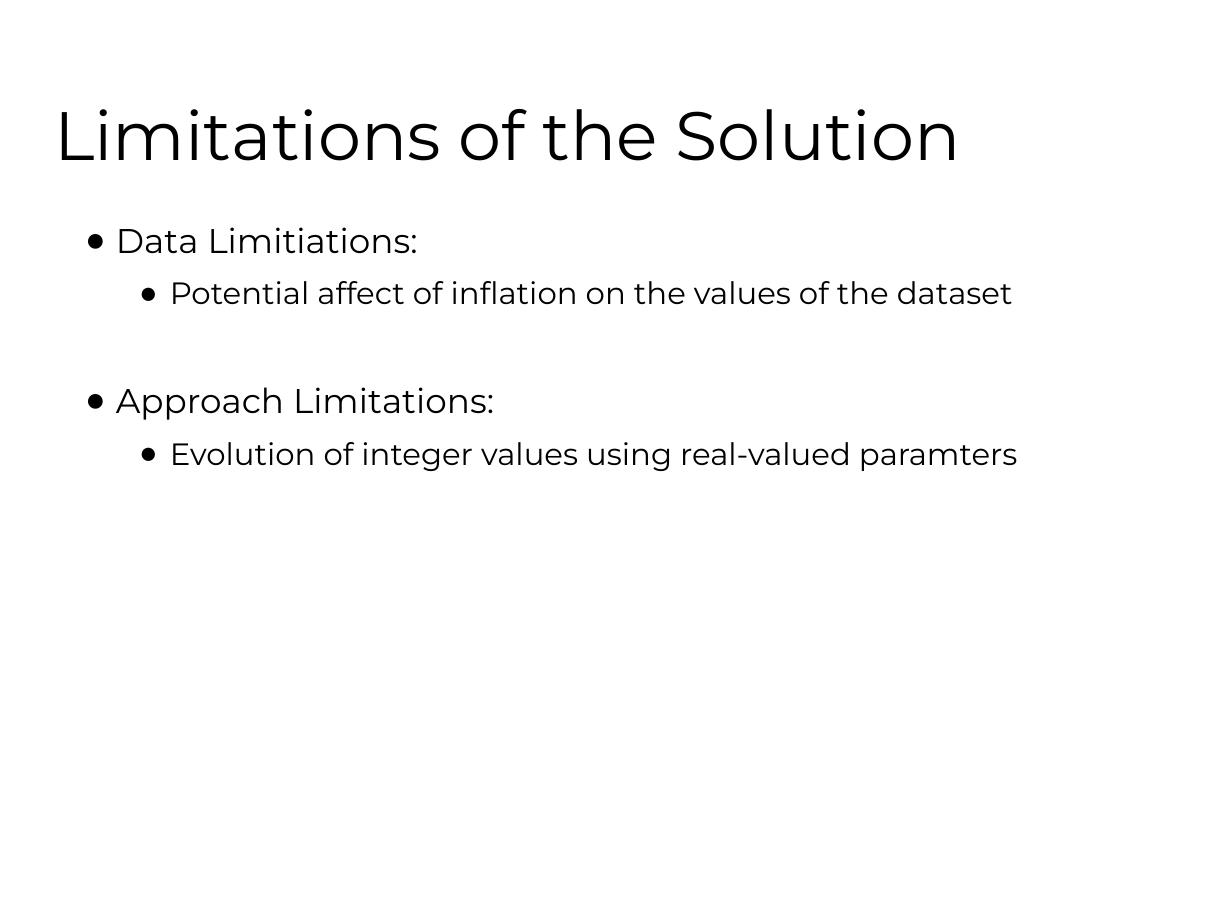
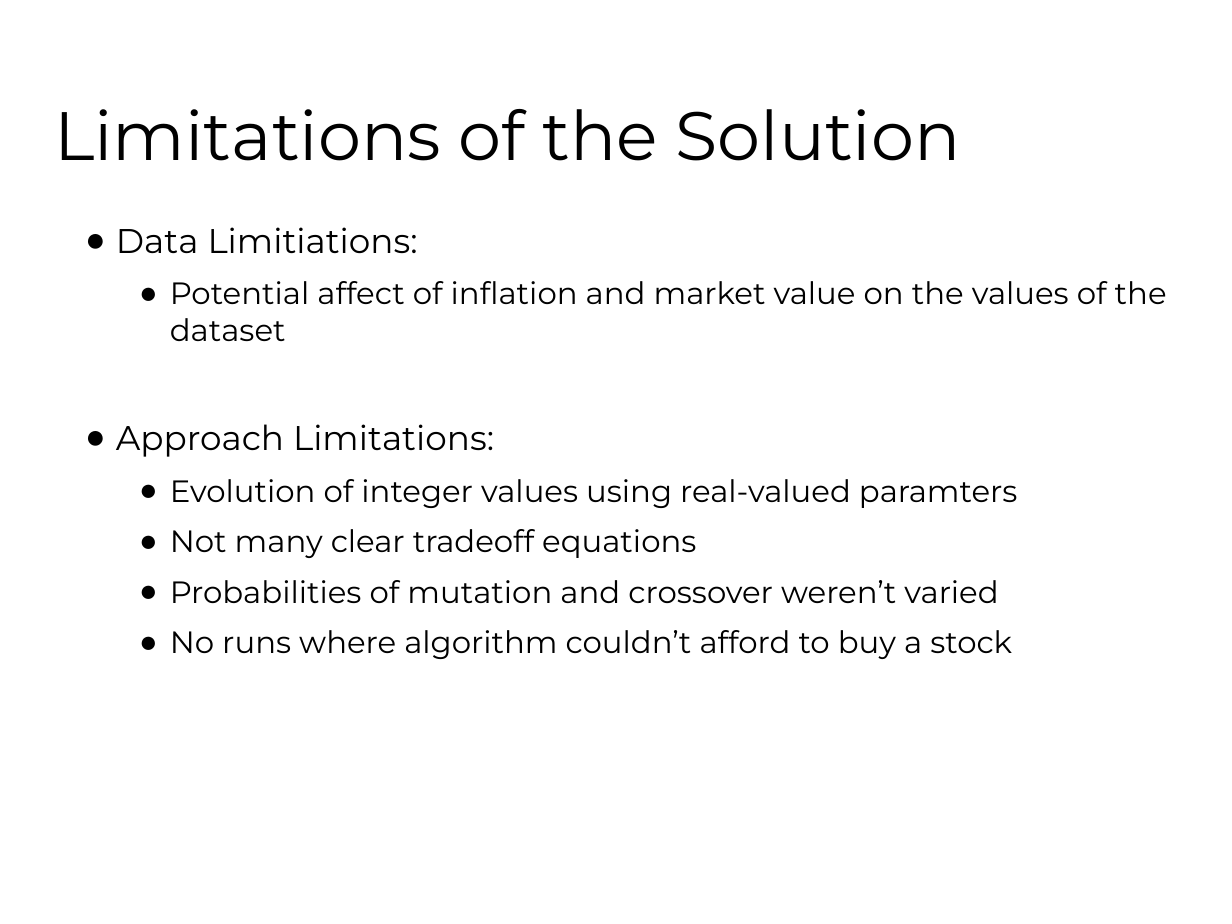
Before and after one commit to fhh23/Evolving-Stock-Market-Indicators-Using-Multi-Objective-Genetic-Algorithms, a slide deck: slide 27 of CSE848_Hormasji_Reiff_ProjectPresentation.pptx. Drawn at 1232x924 pixels with LibreOffice and Linux fonts; fonts in the diff are those of the drawing; background and template pictures are left out. Boxes give left, top, right and bottom in pixels: in the first picture for what was removed or moved away, otherwise in the second. Text is boxed around its words. In the diff, an @@ line names an element or a change of style, - is before the commit and + after.

```diff
--- a/CSE848_Hormasji_Reiff_ProjectPresentation.pptx
+++ b/CSE848_Hormasji_Reiff_ProjectPresentation.pptx
@@ text at (170, 281, 1167, 341): text changed @@
-  ● Potential affect of inflation on the values of the dataset
+  ● Potential affect of inflation and market value on the values of the dataset
@@ text at (170, 529, 1012, 659): paragraphs added @@
+  ● Not many clear tradeoff equations
+  ● Probabilities of mutation and crossover weren’t varied
+  ● No runs where algorithm couldn’t afford to buy a stock
```
Also in this commit, not shown: 5 other slides changed, 5 slides added, 5 slides removed, 3 other files.
